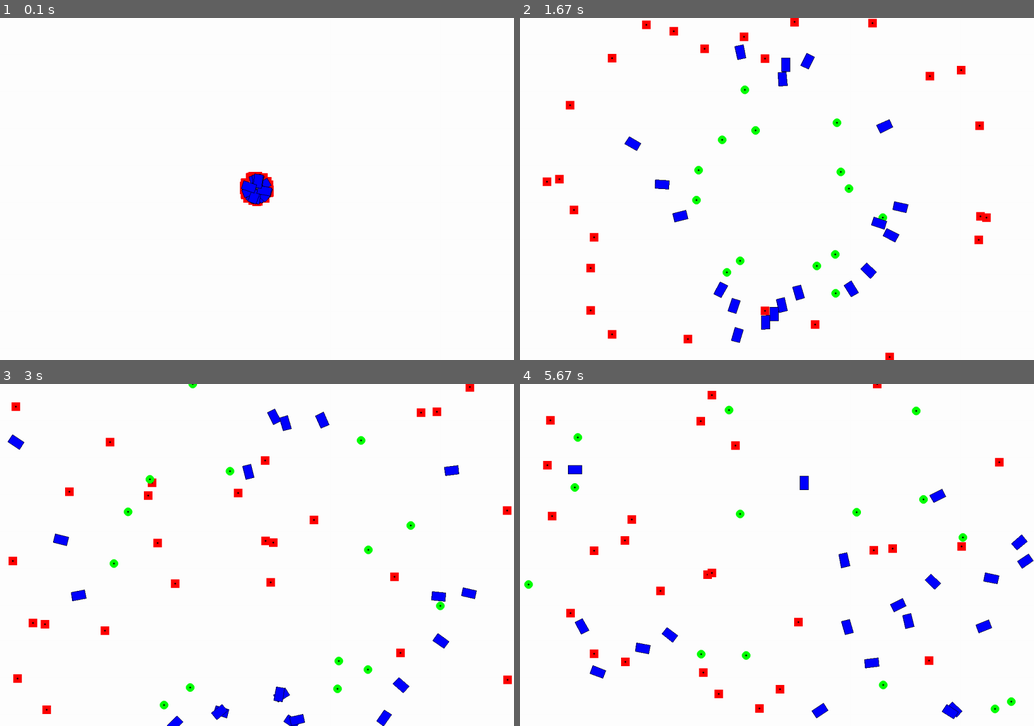
Above: before the commit, frames 1-4 (two rows, left to right).
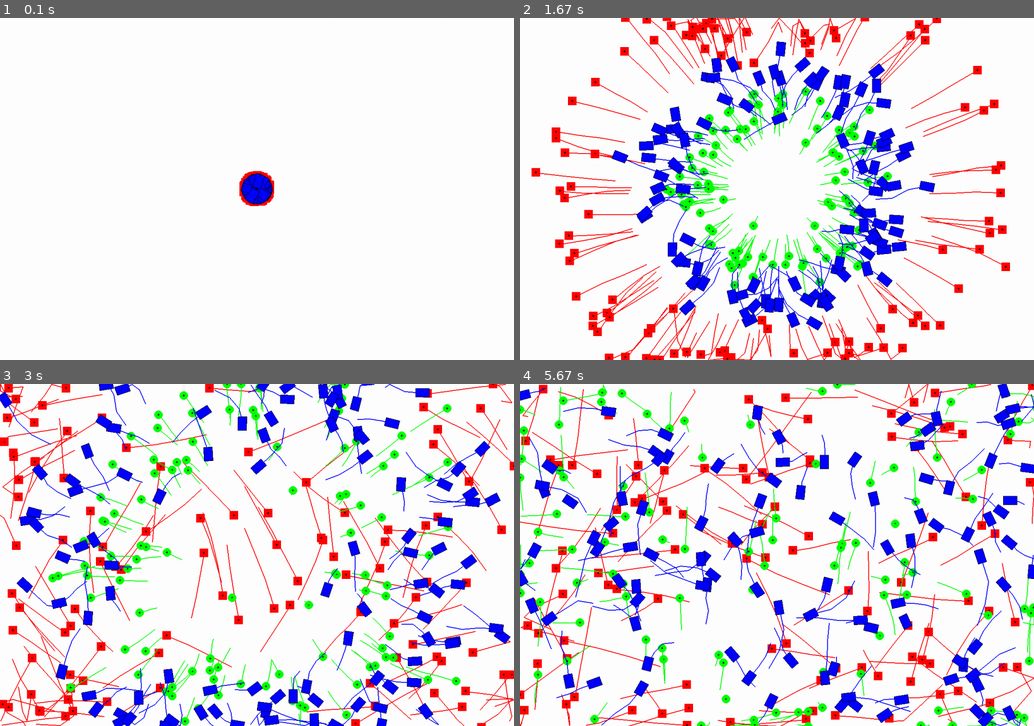
Above: after the commit, the same moments.

Repository: trifo75/python-playground
Game: pygame game, started from oroklodes1/wandering.py
Two runs of this game, one before a commit and one after it. Both use one fixed random seed, a clock stepped at 60 frames per second and the inputs below.
Inputs:
- Up to frame 1 (0.1 s): no input
- Up to frame 2 (1.67 s): no input
- Up to frame 3 (3 s): no input
- Up to frame 4 (5.67 s): no input

The runs differ from the first frame. In frame 1, 0.3% of the frame differs, in the area x 46-54%, y 44-55%; in frame 2, 22%; in frame 3, 23%; in frame 4, 23%, in the area x 0-100%, y 0-100%.

Commit message:
farokrajzolás az Element objektumban

Diff:
--- a/oroklodes1/trifoGraphObjects.py
+++ b/oroklodes1/trifoGraphObjects.py
@@ -39,6 +39,12 @@
         # legyen basic szine
         self.color = (0, 255, 0)
 
+        # mozgás pálya megjegyzése listába
+        # tail_length pontot rogzitunk a "tail" listaba
+        self.draw_tail = True
+        self.tail_length = 30
+        self.tail = []
+
 
 
     def chg_dir_random(self):
@@ -65,12 +71,36 @@
     def _bouncewrap2(self):
         pass
 
+    def _pos_to_tail(self):
+        """
+        az objektum aktualis poziciojat letesszuk a "tail" propertybe
+        """
+
+        # ha már elértük a kívánt farokhosszat, akkor a 0. elemet eldobjuk
+        # a tárolás előtt
+        if len( self.tail) > self.tail_length:
+            self.tail.pop(0)
+
+        # és a tail-hez hozzáadjuk az aktuális helyet tuple-ként.
+        self.tail.append((self.xpos,self.ypos))
+
+    def _draw_tail(self):
+        """
+        a "farok" kirajzolása
+        """
+        boost_factor = 10
+        if self.draw_tail & (len(self.tail) > 2 * boost_factor):
+            pygame.draw.lines(self.screen,self.color,False,self.tail[::boost_factor],2)
 
     def move(self):
         """
         mozgas egy lepessel sebesseg es irany alapjan
         ha kell, elotte randomizalunk
         """
+
+        # hely adatok tarolasa a "tail" reszere
+        self._pos_to_tail()
+
         if self.randomize_speed :
             self.chg_speed_random()
 
@@ -120,6 +150,7 @@
         posy = self.ypos - self.ysize / 2
         pygame.draw.rect(self.screen,self.color,(posx,posy,self.xsize,self.ysize))
         pygame.draw.circle(self.screen,BLACK,(self.xpos,self.ypos),2)
+        self._draw_tail()
 
 
 class Circle(Element):
@@ -133,6 +164,7 @@
         posy = self.ypos
         pygame.draw.circle(self.screen,self.color,(posx,posy),self.radius)
         pygame.draw.circle(self.screen,BLACK,(self.xpos,self.ypos),2)
+        self._draw_tail()
 
 class DirectionRectangle(Element):
 
@@ -168,6 +200,7 @@
     def draw(self):
         pygame.draw.polygon(self.screen,self.color,self.rotated_corners)
         pygame.draw.lines(self.screen,BLACK,True,self.rotated_corners)
+        self._draw_tail()
 
 
 
--- a/oroklodes1/wandering.py
+++ b/oroklodes1/wandering.py
@@ -5,7 +5,7 @@
 
 # paraméterek
 # ennyi objektum keletkezzen
-num_elements = 40
+num_elements = 100
 
 # Define some colors
 BLACK = (0, 0, 0)
@@ -32,28 +32,31 @@
 # a random irány lehet, hogy jobb lenne konstruktorként...
 objectlist = []
 for o in range(num_elements):
-
-    if random.getrandbits(1):
-        newobject = tgo.Rectangle(screen)
-        newobject.color = RED
-        newobject.speed = 5
-        #newobject.randomize_speed = False
-    else:
-        newobject = tgo.Circle(screen)
-        newobject.color = GREEN
-        newobject.speed = 2
-        #newobject.randomize_dir = False
-        newobject._bounce = newobject._bouncewrap1
+    newobject = tgo.Rectangle(screen)
+    newobject.color = RED
+    newobject.speed = 5
+    #newobject.randomize_speed = False
 
     newobject.dir = random.random() * 360
+    objectlist.append(newobject)
 
+for o in range(num_elements):
+    newobject = tgo.Circle(screen)
+    newobject.color = GREEN
+    newobject.speed = 2
+    #newobject.randomize_dir = False
+    newobject._bounce = newobject._bouncewrap1
+
+    newobject.dir = random.random() * 360
     objectlist.append(newobject)
 
 
-for o in range(20):
+for o in range(num_elements):
     newobject = tgo.DirectionRectangle(screen)
     newobject.color = BLUE
     newobject.speed = 3
+    newobject.max_dir_change = 10
+
     newobject.dir = random.random() * 360
     objectlist.append(newobject)
 
@@ -87,6 +90,7 @@
     for i, object in enumerate(objectlist):
         object.move()
         object.draw()
+        #print(object.tail_length)
 
     # --- Go ahead and update the screen with what we've drawn.
     pygame.display.flip()
